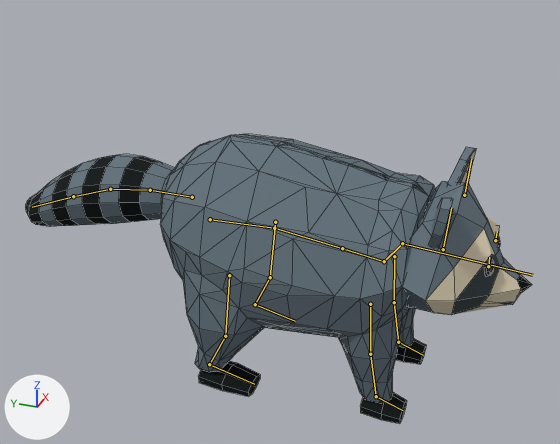
Before and after pictures for a commit that changed the Blender file assets/characters/raccoon_v2.blend.
Both versions are drawn from a 50 mm lens placed at (-2.002, -0.591, 1.566), pointed at (0.01, 0.166, 0.499). Every picture has the same lights, and +X, +Y and +Z are marked at lower left. The picture after the commit comes second. The bones that bend it are drawn over the model as lines. Mesh edges are drawn as thin lines.

Names of what the first picture shows: 'Raccoon'.
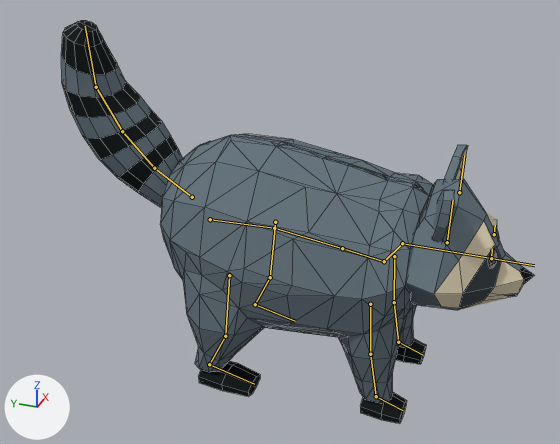
The newer file adds an action. The first version stands in its rest pose; the second is drawn at frame 4 of the action 'jump_land'.

The edits, one by one:
Bone 'neck' (bone_neck) turns from (0, 0, 0) to (0, 1, -1) degrees about its own x, y and z.
Bone 'head' (bone_head) turns from (0, 0, 0) to (-3, -2, -2) degrees about its own x, y and z.
Bone 'tail1' (bone_tail1) turns from (0, 0, 0) to (32, 0, 0) degrees about its own x, y and z.
Bone 'tail2' (bone_tail2) turns from (0, 0, 0) to (25, -1, 4) degrees about its own x, y and z.
Bone 'tail3' (bone_tail3) turns from (0, 0, 0) to (26, -2, 5) degrees about its own x, y and z.
Bone 'tail4' (bone_tail4) turns from (0, 0, 0) to (29, -1, 2) degrees about its own x, y and z.

Pixel boxes (x1, y1, x2, y2) of what changed, in the pictures (560 x 444 px):
'Raccoon', posed (7% narrower, 39% taller)
    before: (26, 134, 532, 424)
    after: (61, 20, 534, 424)
bone 'head', root to tip
    before: (402, 243) to (532, 275)
    after: (402, 243) to (534, 265)
bone 'tail1', root to tip
    before: (192, 197) to (150, 190)
    after: (192, 197) to (154, 168)
bone 'tail2', root to tip
    before: (150, 190) to (110, 189)
    after: (154, 168) to (122, 131)
bone 'tail3', root to tip
    before: (110, 189) to (73, 196)
    after: (122, 131) to (96, 87)
bone 'tail4', root to tip
    before: (73, 196) to (32, 207)
    after: (96, 87) to (85, 26)
